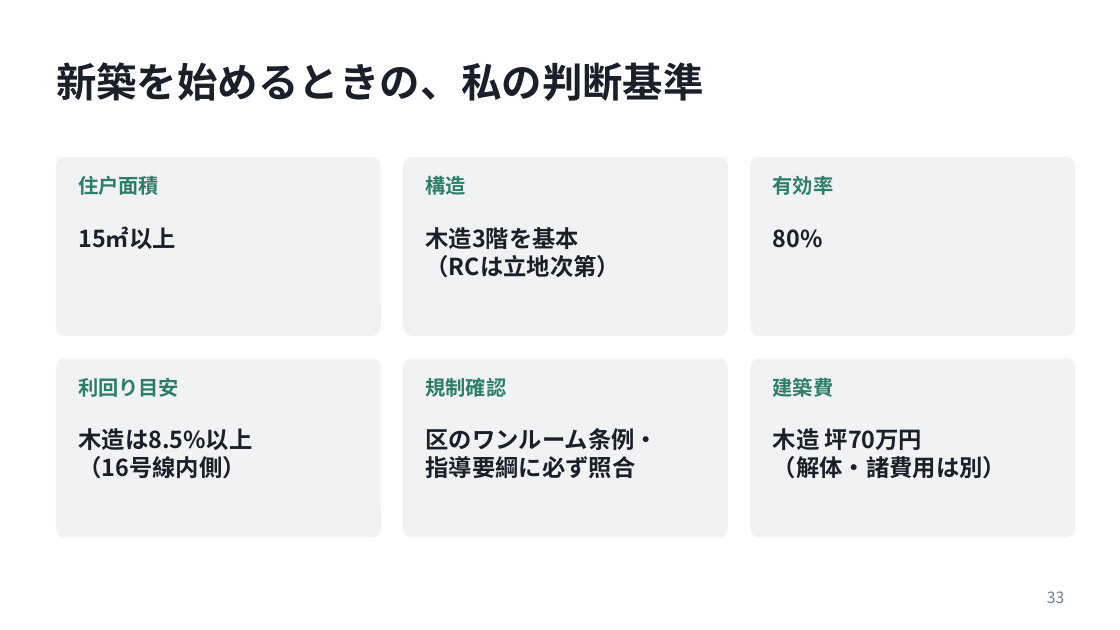
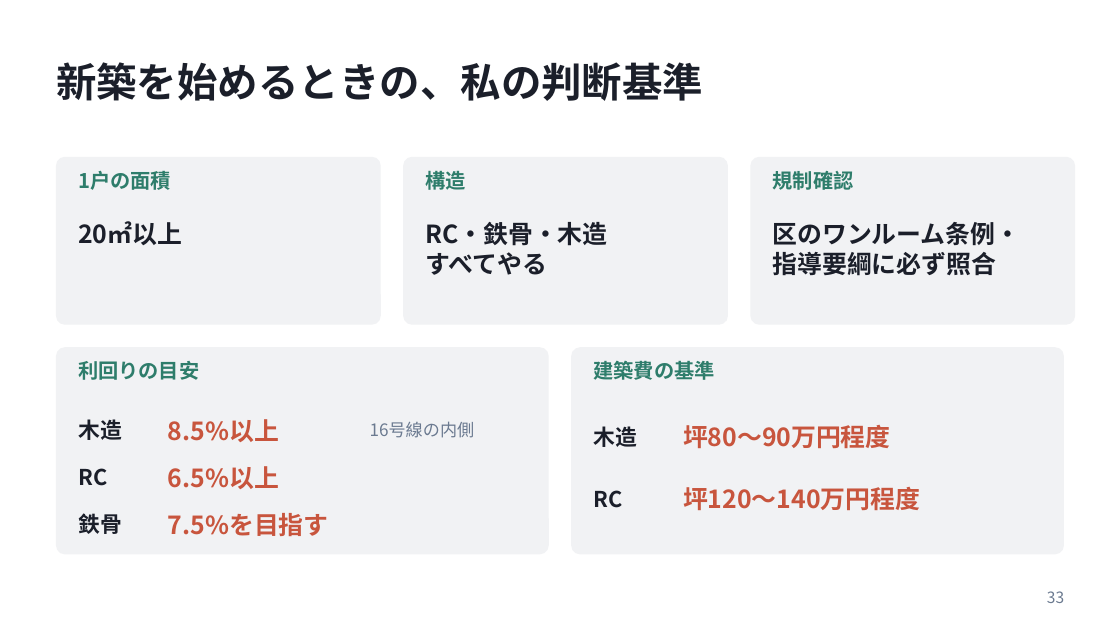
Before and after one commit to daisuke2009/avatars1, a slide deck: slide 33 of presentations/20261023_弱者の戦略_発表資料.pptx. Drawn at 1120x630 pixels with LibreOffice and Linux fonts; fonts in the diff are those of the drawing. Boxes give left, top, right and bottom in pixels: in the first picture for what was removed or moved away, otherwise in the second. Text is boxed around its words. In the diff, an @@ line names an element or a change of style, - is before the commit and + after.

```diff
--- a/presentations/20261023_弱者の戦略_発表資料.pptx
+++ b/presentations/20261023_弱者の戦略_発表資料.pptx
@@ rounded rectangle: place and size @@
-rounded rectangle at box(56, 157, 381, 336)
+rounded rectangle at box(56, 157, 381, 325)
@@ text at box(78, 171, 171, 190): text changed @@
-住戸面積
+1戸の面積
@@ rounded rectangle: place and size @@
-rounded rectangle at box(403, 157, 728, 336)
+rounded rectangle at box(403, 157, 728, 325)
@@ text "構造": place and size @@
-text "構造" at box(426, 176, 466, 195)
+text "構造" at box(426, 171, 466, 190)
@@ rounded rectangle: place and size @@
-rounded rectangle at box(750, 157, 1075, 336)
+rounded rectangle at box(750, 157, 1075, 325)
@@ text "規制確認": place and size @@
-text "規制確認" at box(426, 378, 507, 397)
+text "規制確認" at box(773, 171, 854, 190)
@@ text removed at box(773, 176, 834, 195) @@
-有効率
@@ text at box(78, 221, 182, 245): text changed; size 15 to 16 pt @@
-15㎡以上
+20㎡以上
@@ text at box(426, 222, 608, 275): text changed; size 15 to 16 pt @@
-木造3階を基本
-（RCは立地次第）
+RC・鉄骨・木造
+すべてやる
@@ text "区のワンルーム条例・": place and size @@
-text "区のワンルーム条例・" at box(426, 428, 659, 478)
+text "区のワンルーム条例・" at box(773, 222, 1020, 276)
@@ text "区のワンルーム条例・" at box(773, 222, 1020, 276): size 15 to 16 pt @@
@@ text removed at box(773, 229, 823, 248) @@
-80%
@@ rounded rectangle: place and size @@
-rounded rectangle at box(56, 358, 381, 538)
+rounded rectangle at box(56, 347, 549, 554)
@@ rounded rectangle removed at box(403, 358, 728, 538) @@
@@ proportions changed in 5 elements at box(56, 157, 381, 325), box(403, 157, 728, 325), box(750, 157, 1075, 325), box(56, 347, 549, 554), box(571, 347, 1064, 554) @@
@@ rounded rectangle: place and size @@
-rounded rectangle at box(750, 358, 1075, 538)
+rounded rectangle at box(571, 347, 1064, 554)
@@ text at box(78, 361, 199, 380): text changed @@
-利回り目安
+利回りの目安
@@ text at box(594, 361, 715, 380): text changed @@
-建築費
+建築費の基準
@@ text at box(78, 419, 122, 440): text changed; size 15 to 14 pt @@
-木造は8.5%以上
-（16号線内側）
+木造
@@ text "木造" at box(78, 419, 122, 440): vertical alignment top to middle @@
@@ text added at box(168, 419, 279, 442), 16 pt, text #C8553D, bold @@
+8.5%以上
@@ text added at box(370, 421, 475, 438), 11 pt, text #6B7A90 @@
+16号線の内側
@@ text added at box(594, 426, 638, 447), 14 pt, text #1B1F2A, bold @@
+木造
@@ text added at box(683, 425, 890, 448), 16 pt, text #C8553D, bold @@
+坪80〜90万円程度
@@ text removed at box(773, 428, 1006, 478) @@
-木造 坪70万円
-（解体・諸費用は別）
@@ text added at box(78, 468, 107, 486), 14 pt, text #1B1F2A, bold @@
+RC
@@ text added at box(168, 466, 279, 489), 16 pt, text #C8553D, bold @@
+6.5%以上
@@ text added at box(594, 490, 623, 508), 14 pt, text #1B1F2A, bold @@
+RC
@@ text added at box(683, 487, 920, 510), 16 pt, text #C8553D, bold @@
+坪120〜140万円程度
@@ text added at box(78, 513, 122, 534), 14 pt, text #1B1F2A, bold @@
+鉄骨
@@ text added at box(168, 513, 329, 536), 16 pt, text #C8553D, bold @@
+7.5%を目指す
```
Also in this commit, not shown: 2 other slides changed.
